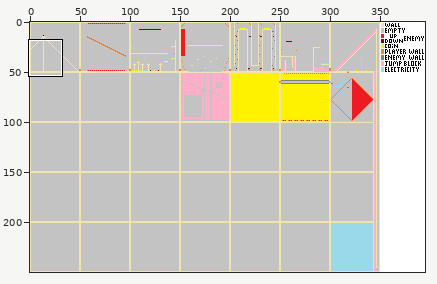
Sprite sheet -- src/Map.png. The picture above shows the old version from afar; the outline marks the close-up.
Close-up. As it was:
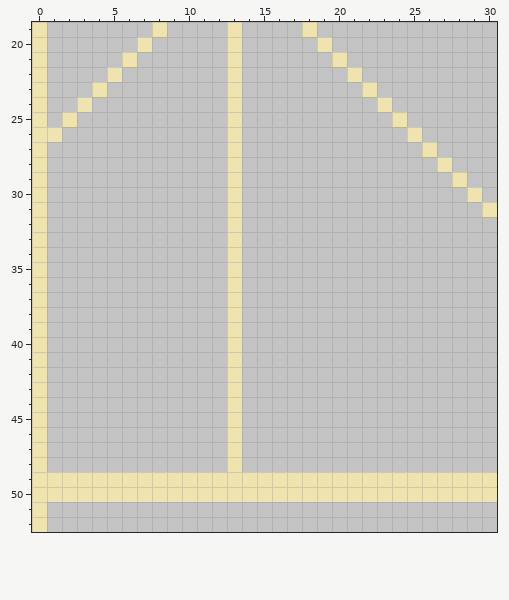
The file is 395x250 pixels. Shown: x 0..30, y 19..52.
After the commit:
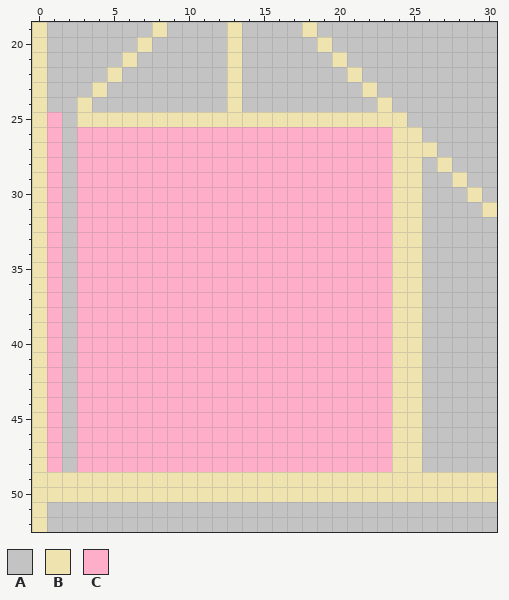
Palette (. is transparent): A #c3c3c3  B #efe4b0  C #ffaec9
Changes in this commit:
y 25: x 1..12 ABAAAAAAAAAA -> CABBBBBBBBBB; x 14..23 AAAAAAAAAA -> BBBBBBBBBB
y 26: x 1 B -> C; x 3..24 AAAAAAAAAABAAAAAAAAAAA -> CCCCCCCCCCCCCCCCCCCCCB
y 27..48: x 1 A -> C; x 3..25 AAAAAAAAAABAAAAAAAAAAAA -> CCCCCCCCCCCCCCCCCCCCCBB
Boxes around the changes in both close-ups, in picture pixels (x1, y1, x2, y2):
changed: (47, 112, 422, 472)
